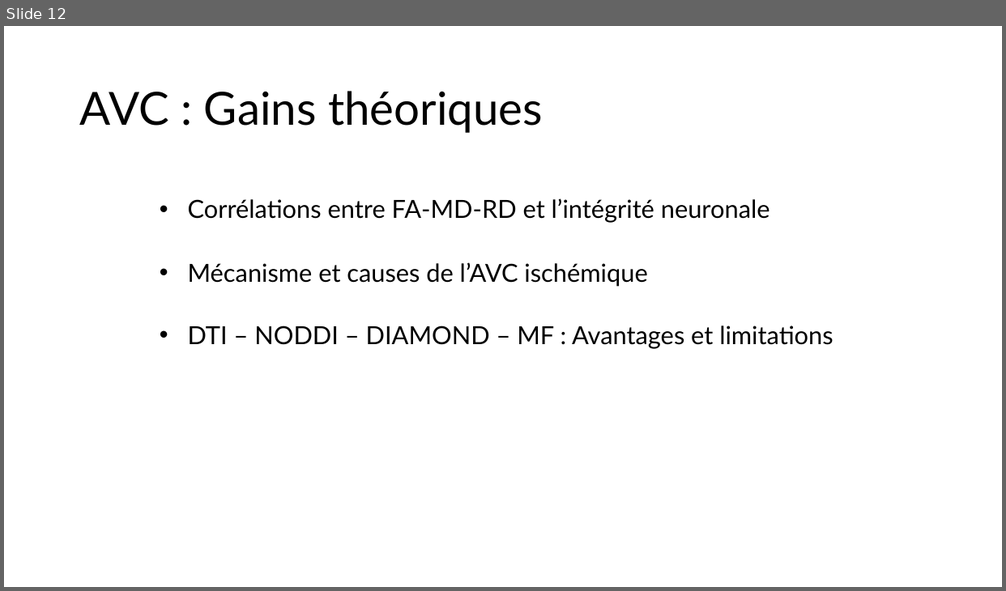
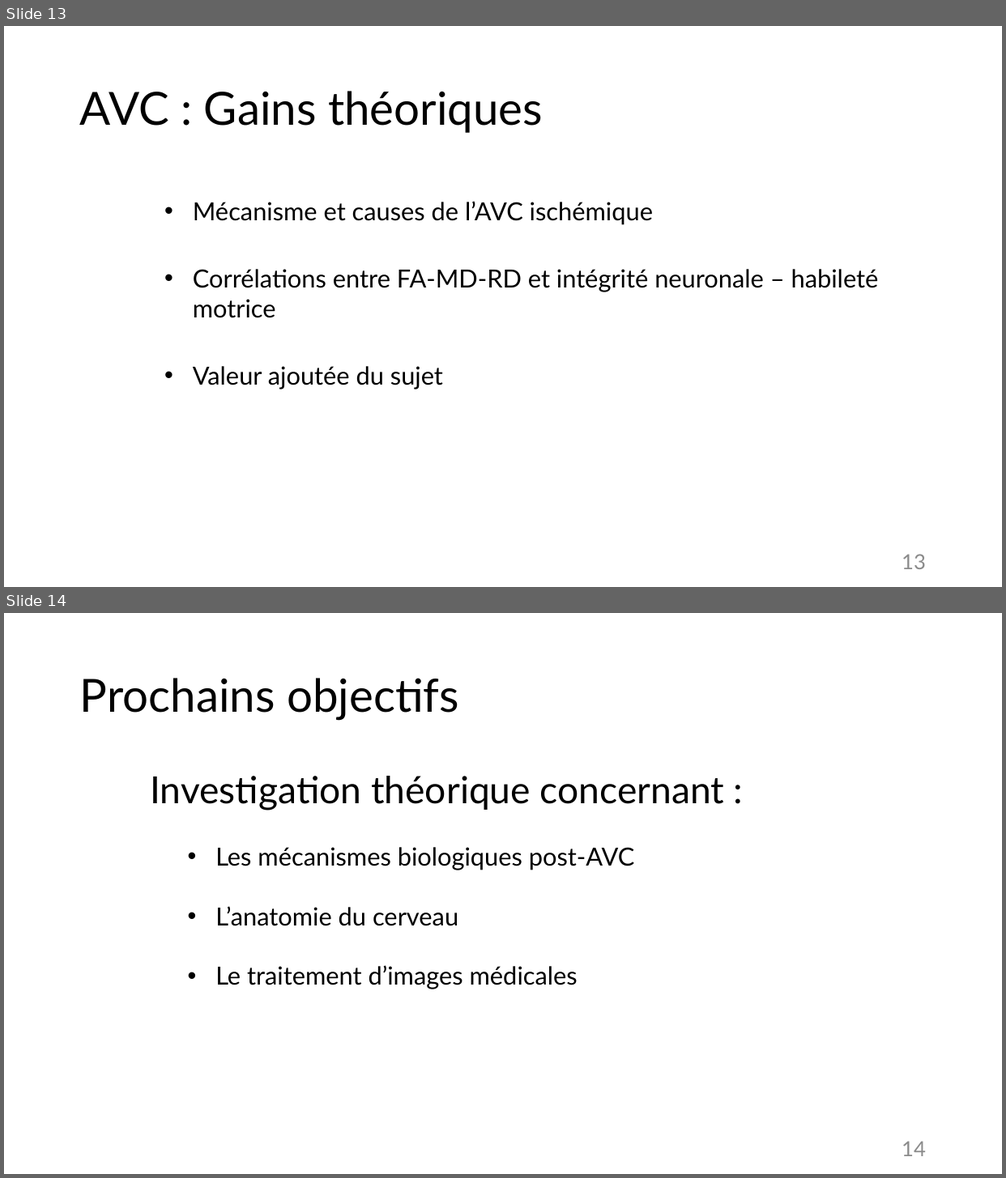
Before and after one commit to Deriorican/Memoire_dRMI_strokes, a slide deck: Présentations/Présentation1.pptx. Shown one above the other, each under a label of ours: slide 12 before the commit, slides 13 and 14 after it. The pictures are 1006x591 and 1006x1178 pixels, drawn with LibreOffice and Linux fonts; fonts in the diff are those of the drawing. Boxes give left, top, right and bottom in pixels: in the first picture for what was removed or moved away, otherwise in the second. Text is boxed around its words. In the diff, an @@ line names an element or a change of style, - is before the commit and + after.

```diff
--- a/Présentations/Présentation1.pptx
+++ b/Présentations/Présentation1.pptx
@@ slide 14 added at (4,613,1002,1174), background #FFFFFF @@
@@ title added at (80,678,459,720), 44 pt, text #000000 @@
+Prochains objectifs
@@ text added at (150,776,724,990), 24 pt, text #000000 @@
+Investigation théorique concernant :
+  • Les mécanismes biologiques post-AVC
+  • L’anatomie du cerveau
+  • Le traitement d’images médicales
@@ page number added at (901,1141,926,1157), 20 pt, text #8C8C8C @@
+14
@@ what was slide 12 is now slide 13 @@
@@ slide 13 changed as well @@
@@ text "Mécanisme et causes de l’AVC ...": place and size @@
-text "Mécanisme et causes de l’AVC ..." at (188,263,647,287)
+text "Mécanisme et causes de l’AVC ..." at (193,201,653,225)
@@ text at (193,269,879,318): text changed @@
-• Corrélations entre FA-MD-RD et l’intégrité neuronale
+• Corrélations entre FA-MD-RD et intégrité neuronale – habileté motrice
@@ text at (193,366,443,390): text changed @@
-• DTI – NODDI – DIAMOND – MF : Avantages et limitations
+• Valeur ajoutée du sujet
@@ page number added at (901,554,926,570), 20 pt, text #8C8C8C @@
+13
```
Also in this commit, not shown: 11 other slides changed, 3 other slides added.
